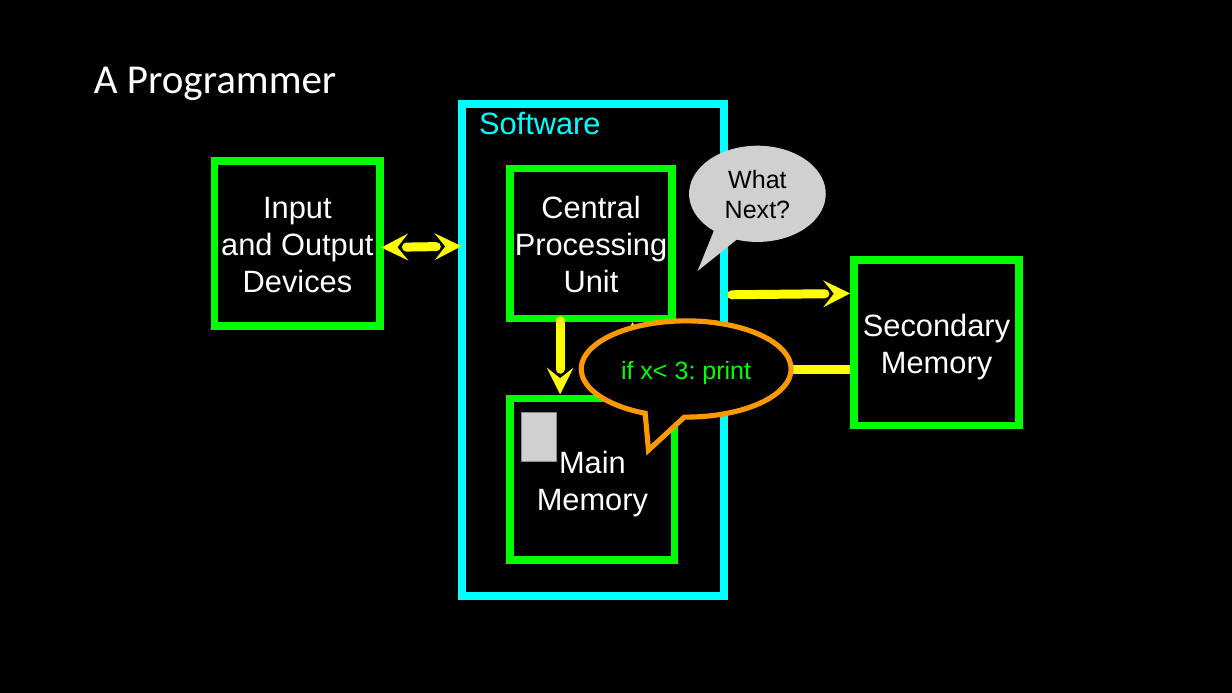
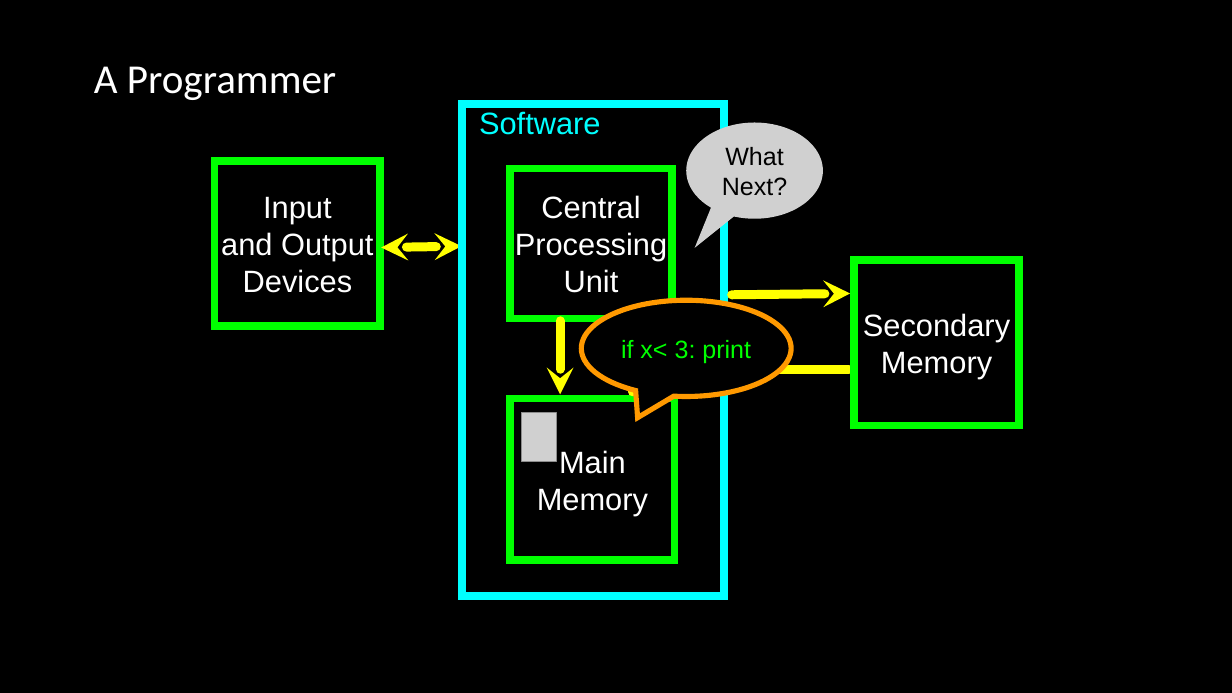
Before and after one commit to csev/ca4e, a slide deck: slide 6 of lectures/04-DigitalLogic.pptx. Drawn at 1232x693 pixels with LibreOffice and Linux fonts; fonts in the diff are those of the drawing; grey boxes stand for pictures. Boxes give left, top, right and bottom in pixels: in the first picture for what was removed or moved away, otherwise in the second. Text is boxed around its words. In the diff, an @@ line names an element or a change of style, - is before the commit and + after.

```diff
--- a/lectures/04-DigitalLogic.pptx
+++ b/lectures/04-DigitalLogic.pptx
@@ picture "What": place and size @@
-picture "What" at (689, 146, 826, 242)
+picture "What" at (687, 123, 823, 219)
@@ speech bubble "if x< 3: print": place and size @@
-speech bubble "if x< 3: print" at (581, 321, 791, 417)
+speech bubble "if x< 3: print" at (581, 300, 791, 396)
@@ speech bubble "if x< 3: print" at (581, 300, 791, 396): proportions changed @@
```
Also in this commit, not shown: 4 other slides changed, 3 other files.
